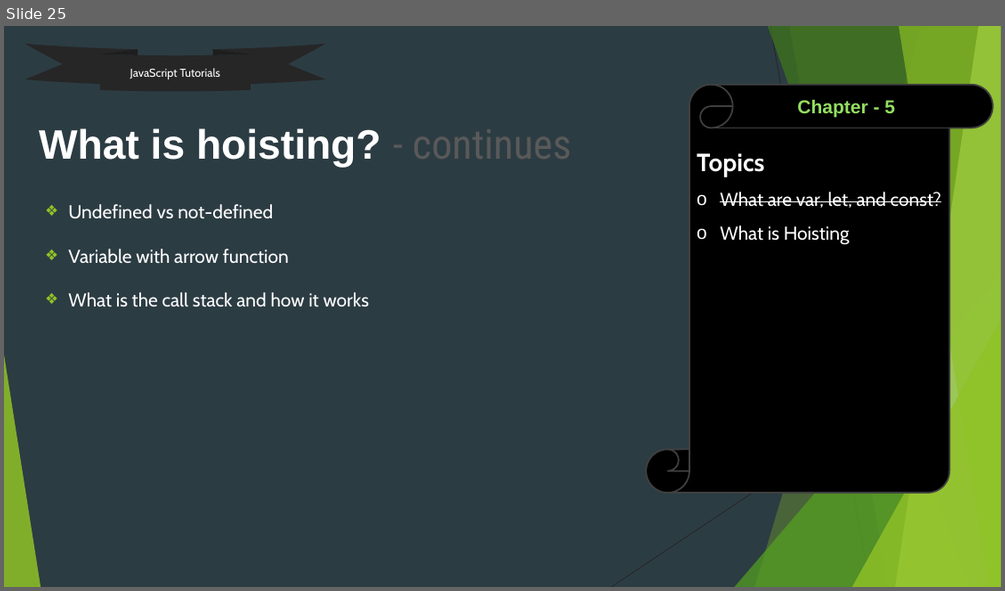
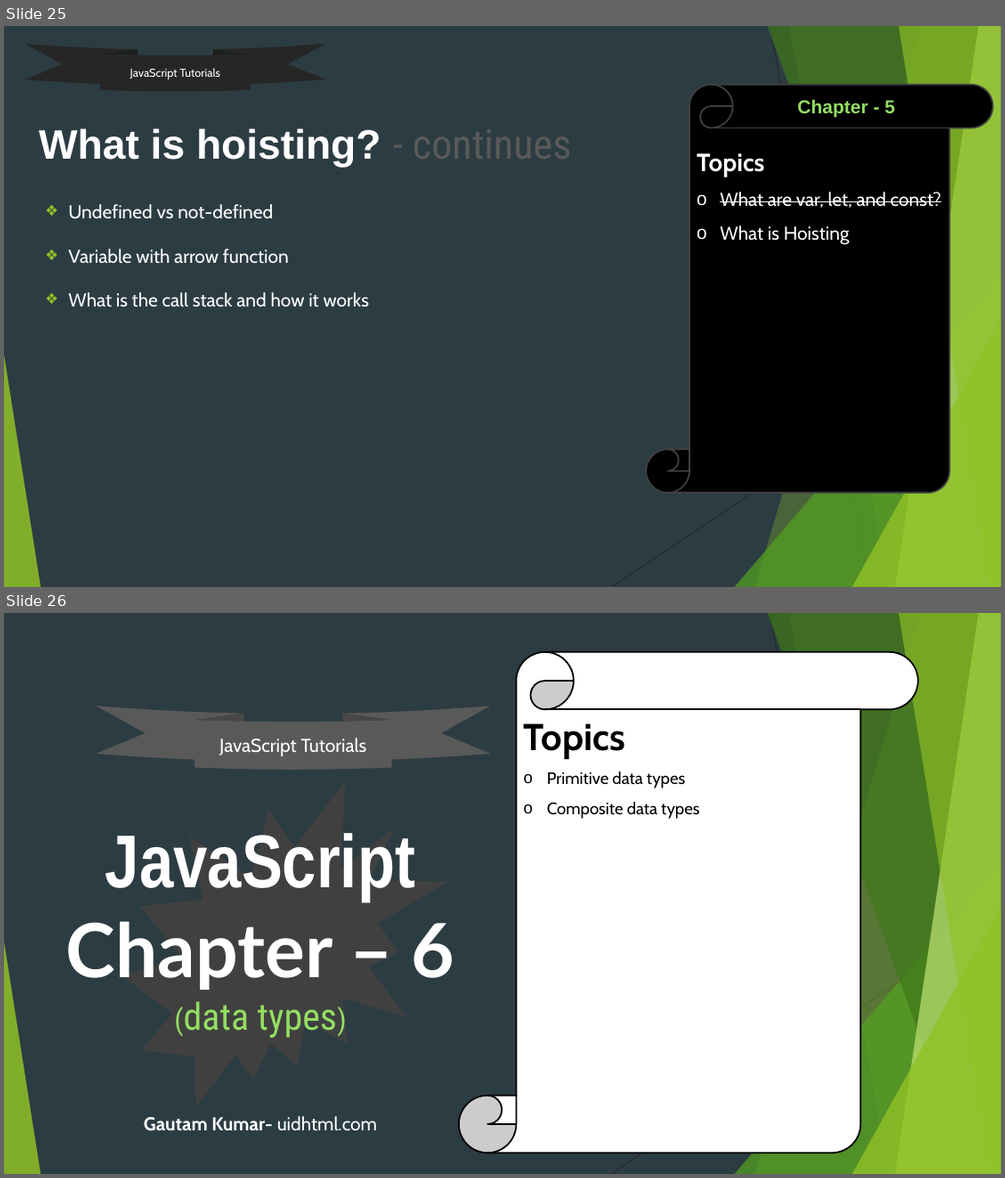
Before and after one commit to uidhtml/javascript-tutorials, a slide deck: Javascript Tutorials.pptx. Shown one above the other, each under a label of ours: slide 25 before the commit, slides 25 and 26 after it. The pictures are 1005x591 and 1005x1178 pixels, drawn with LibreOffice and Linux fonts; fonts in the diff are those of the drawing. Boxes give left, top, right and bottom in pixels: in the first picture for what was removed or moved away, otherwise in the second. Text is boxed around its words. In the diff, an @@ line names an element or a change of style, - is before the commit and + after.

Commit message:
Added till chapter 7

```diff
--- a/Javascript Tutorials.pptx
+++ b/Javascript Tutorials.pptx
@@ slide 26 added at [4, 613, 1001, 1174], background #2C3C43; not listed: 10 template elements that a slide beside it also shows @@
@@ vertical scroll added at [459, 652, 918, 1153], fill #FFFFFF, outline #000000 1.5 pt, 16 pt, text #000000 @@
+Topics
+o Primitive data types
+o Composite data types
@@ ellipse ribbon added at [96, 706, 490, 770], fill #595959, 18 pt, text #FFFFFF @@
+JavaScript Tutorials
@@ irregular seal added at [122, 781, 448, 1107], fill #404040 @@
@@ title added at [66, 833, 454, 1038], 72 pt, text #FFFFFF, bold @@
+JavaScript
+Chapter – 6
+(data types)
@@ text added at [144, 1116, 377, 1131], 18 pt, text #FFFFFF, bold @@
+Gautam Kumar- uidhtml.com
```
Also in this commit, not shown: 1 slide changed, 4 other slides added.
